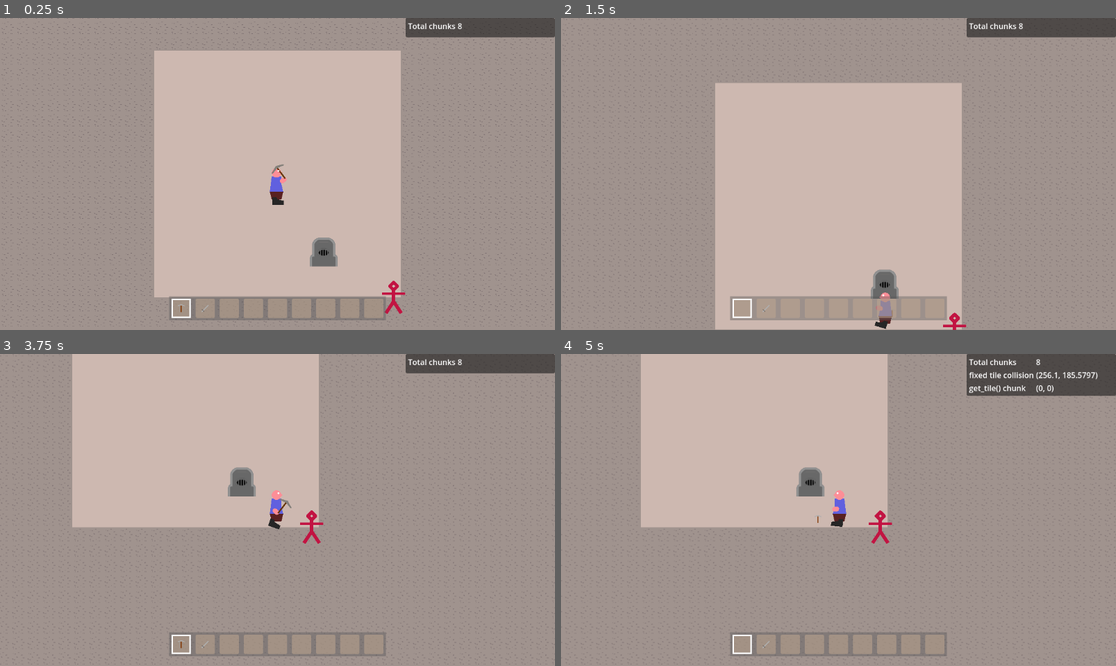
Above: before the commit, frames 1-4 (two rows, left to right).
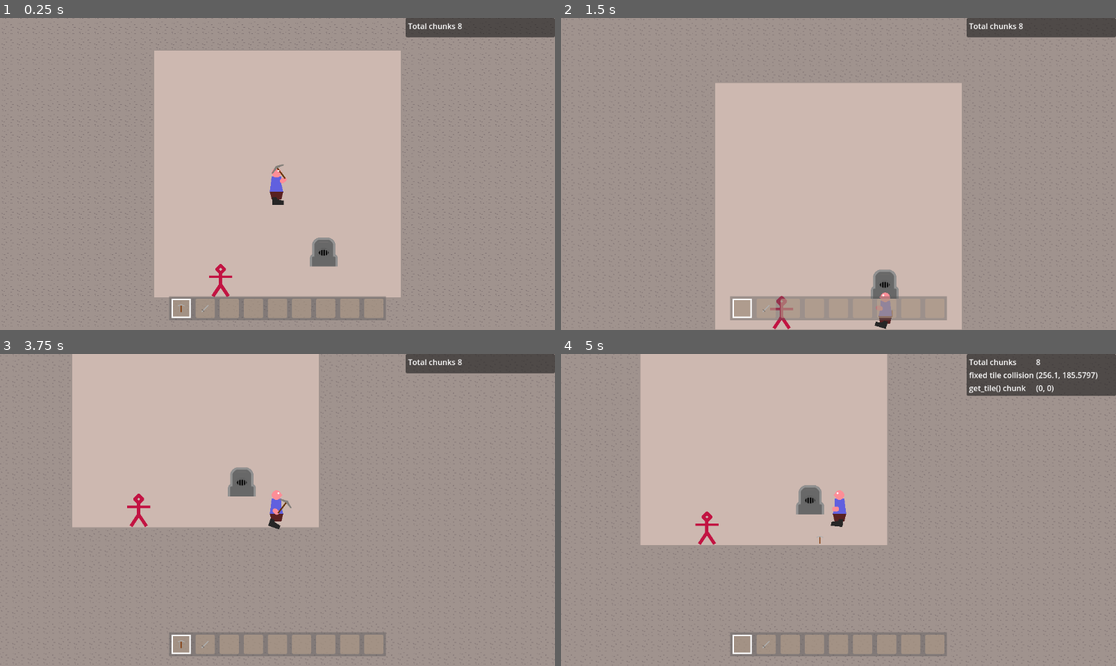
Above: after the commit, the same moments.

Repository: Griiimon/2D-Mining-Sandbox
Game: Godot game, scene res://scenes/test_game.tscn
Same seed, same stepped clock (60 frames per second), same inputs: the game is played once before the commit and once after it.
Inputs (mouse positions are in pixels of both pictures, inside the frame that each line leads up to):
- Up to frame 1 (0.25 s): no input
- Up to frame 2 (1.5 s): move the mouse to (960, 158) at 0.52 s; hold D (right) from 0.53 s (still down); tap X (drop_item) at 0.6 s; click (960, 158) at 0.67 s; tap Up (jump) at 0.77 s; move the mouse to (727, 189) at 1.27 s; tap F (interact) at 1.35 s; click (727, 189) at 1.42 s
- Up to frame 3 (3.75 s): tap Up (jump) at 1.52, 3.02 s; move the mouse to (333, 441) at 2.02 s; release D (right) at 2.03 s; hold A (left) 2.03-2.78 s; tap E (next_hotbar_item) at 2.1 s; click (333, 441) at 2.17 s; tap Enter at 2.75 s; move the mouse to (249, 572) at 2.77 s; hold D (right) from 2.78 s (still down); tap Q (previous_hotbar_item) at 2.85 s; click (249, 572) at 2.92 s; tap Space at 3.5 s; move the mouse to (444, 556) at 3.52 s; tap K (toggle_free_cam) at 3.6 s; click (444, 556) at 3.67 s
- Up to frame 4 (5 s): tap Up (jump) at 3.77, 4.52 s; move the mouse to (672, 463) at 4.27 s; release D (right) at 4.28 s; hold A (left) from 4.28 s (still down); tap X (drop_item) at 4.35 s; click (672, 463) at 4.42 s

The runs differ from the first frame. In frame 1, 0.3% of the frame differs, in the area x 37-74%, y 78-95%; in frame 2, 0.2%; in frame 3, 0.3%; in frame 4, 3.7%, in the area x 0-100%, y 0-99%.

Commit message:
update is_mining state chances

Diff:
--- a/scenes/hand items/sword.tscn
+++ b/scenes/hand items/sword.tscn
@@ -12,22 +12,6 @@
 [sub_resource type="RectangleShape2D" id="RectangleShape2D_c8o6y"]
 resource_local_to_scene = true
 size = Vector2(25, 4)
-
-[sub_resource type="Animation" id="Animation_tb25w"]
-resource_name = "start_attack"
-length = 0.1
-tracks/0/type = "value"
-tracks/0/imported = false
-tracks/0/enabled = true
-tracks/0/path = NodePath("DamageArea/CollisionShape2D:disabled")
-tracks/0/interp = 1
-tracks/0/loop_wrap = true
-tracks/0/keys = {
-"times": PackedFloat32Array(0),
-"transitions": PackedFloat32Array(1),
-"update": 1,
-"values": [false]
-}
 
 [sub_resource type="Animation" id="Animation_pxcil"]
 length = 0.001
@@ -58,6 +42,22 @@
 "transitions": PackedFloat32Array(1),
 "update": 1,
 "values": [true]
+}
+
+[sub_resource type="Animation" id="Animation_tb25w"]
+resource_name = "start_attack"
+length = 0.1
+tracks/0/type = "value"
+tracks/0/imported = false
+tracks/0/enabled = true
+tracks/0/path = NodePath("DamageArea/CollisionShape2D:disabled")
+tracks/0/interp = 1
+tracks/0/loop_wrap = true
+tracks/0/keys = {
+"times": PackedFloat32Array(0),
+"transitions": PackedFloat32Array(1),
+"update": 1,
+"values": [false]
 }
 
 [sub_resource type="AnimationLibrary" id="AnimationLibrary_05des"]
--- a/scenes/test_game.tscn
+++ b/scenes/test_game.tscn
@@ -20,7 +20,7 @@
 
 [sub_resource type="Resource" id="Resource_g2rh2"]
 script = ExtResource("2_p63yw")
-instant_mine = true
+instant_mine = false
 
 [node name="Test Game" type="Node" node_paths=PackedStringArray("world")]
 script = ExtResource("1_desap")
@@ -52,7 +52,7 @@
 speed = 1000.0
 
 [node name="Dummy" parent="." instance=ExtResource("10_o2i1p")]
-position = Vector2(241, 257)
+position = Vector2(-118, 222)
 
 [connection signal="initial_run_completed" from="World/Chunk Updater" to="World" method="_on_chunk_updater_initial_run_completed"]
 [connection signal="timeout" from="World/Chunk Updater/Update Timer" to="World/Chunk Updater" method="_on_update_timer_timeout"]
--- a/scripts/player/player.gd
+++ b/scripts/player/player.gd
@@ -33,7 +33,18 @@
 # overlay to indicate the breaking progress of the currently mined block
 var block_breaker: AnimatedSprite2D
 
-var is_mining: bool= false
+var is_mining: bool= false:
+	set(b):
+		if b == is_mining: return
+		is_mining= b
+		if not is_mining:
+			mining_progress= 0
+			block_breaker.hide()
+			animation_player_hand.play("RESET")
+		else:
+			block_breaker.show()
+			animation_player_hand.play("mine")
+
 var mining_progress: float
 
 var hand_item_obj: HandItemObject
@@ -88,7 +99,6 @@
 	if Input.is_action_just_pressed("drop_item") and has_hand_item():
 		drop_hand_item()
 
-	is_mining= false
 
 	if ray_cast.is_colliding():
 		var block_pos: Vector2i= select_block()
@@ -96,14 +106,9 @@
 		if Input.is_mouse_button_pressed(MOUSE_BUTTON_LEFT):
 			if can_mine():
 				is_mining= mining_logic(block_pos, delta)
-
 	else:
 		block_marker.hide()
-
-	if not is_mining:
-		mining_progress= 0
-		block_breaker.hide()
-		animation_player_hand.play("RESET")
+		is_mining= false
 
 
 func movement(delta):
@@ -149,13 +154,10 @@
 	if mining_progress >= block_hardness or Global.game.cheats.instant_mine:
 		get_world().break_block(block_pos)
 		return false
-
 	else:
 		block_breaker.position= get_world().map_to_local(block_pos)
 		var frames: int= block_breaker.sprite_frames.get_frame_count("default")
 		block_breaker.frame= int(frames * mining_progress / block_hardness)
-		block_breaker.show()
-		animation_player_hand.play("Mine")
 
 	return true
 
@@ -254,6 +256,7 @@
 
 
 func _on_player_ui_hotbar_slot_changed():
+	is_mining= false
 	unequip_hand_item()
 	check_hotbar_hand_item()
 
